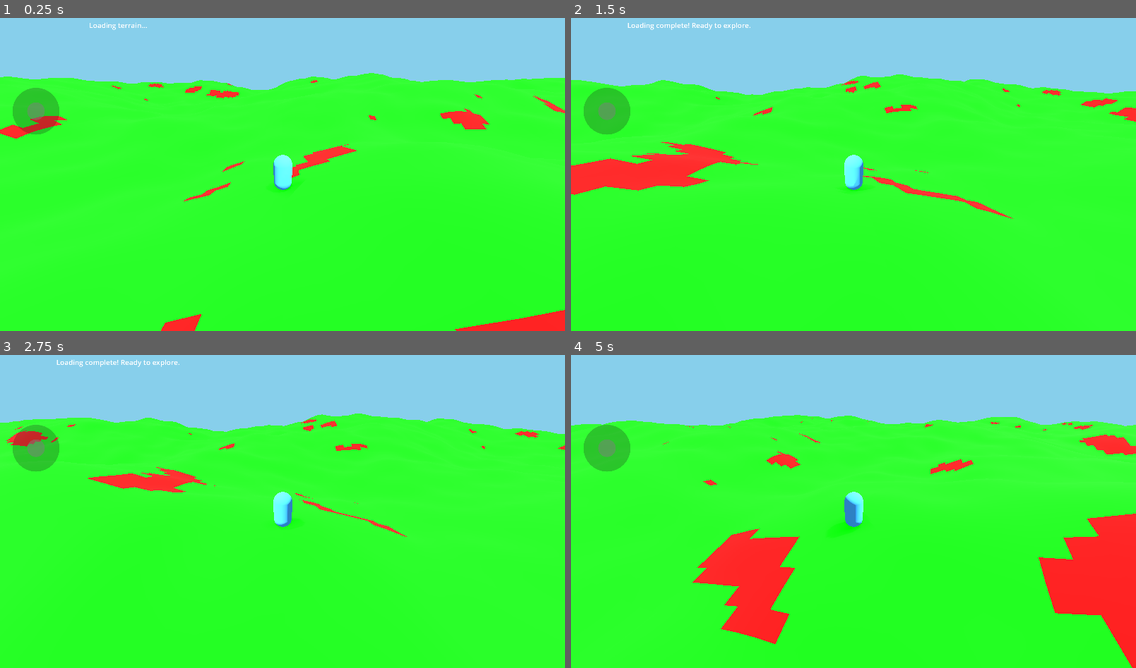
Above: before the commit, frames 1-4 (two rows, left to right).
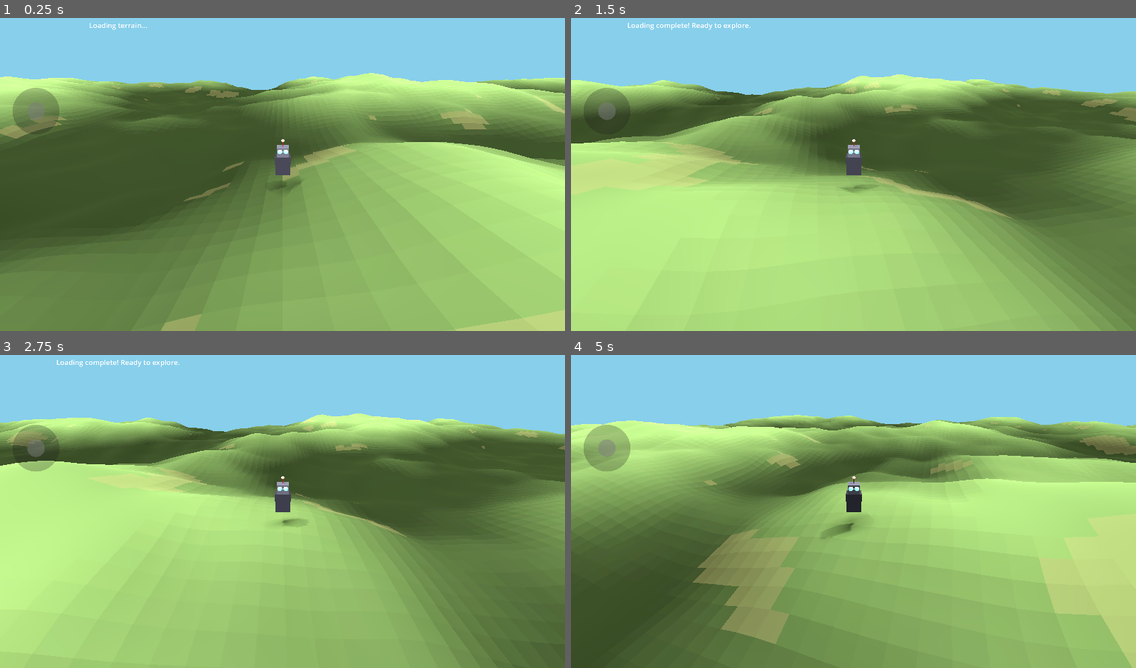
Above: after the commit, the same moments.

Repository: felix-dieterle/YouGame_godot4_public
Game: Godot game, scene res://scenes/main.tscn
The game is run twice, just before and just after one commit, with the same random seed, the same clock (stepped at 60 frames per second) and the same inputs.
Inputs (mouse positions are in pixels of both pictures, inside the frame that each line leads up to):
- Up to frame 1 (0.25 s): no input
- Up to frame 2 (1.5 s): tap Enter at 0.5 s; move the mouse to (977, 155) at 0.52 s; hold Right (ui_right) 0.53-1.25 s; click (977, 155) at 0.67 s; drag from (740, 187) to (825, 237) at 1.27 s
- Up to frame 3 (2.75 s): move the mouse to (339, 439) at 2.02 s; hold Right (ui_right) from 2.03 s (still down)
- Up to frame 4 (5 s): release Right (ui_right) at 2.75 s; drag from (825, 574) to (684, 461) at 2.77 s; move the mouse to (1023, 558) at 3.52 s; hold Left (ui_left) 3.53-4.25 s; drag from (684, 461) to (768, 430) at 4.27 s

The runs differ from the first frame. In frame 1, 80% of the frame differs, in the area x 0-100%, y 17-100%; in frame 2, 79%; in frame 3, 78%; in frame 4, 79%.

Commit message:
Implement robot character with eyes and terrain shadows
Co-authored-by: felix-dieterle <1490062+felix-dieterle@users.noreply.github.com>

Diff:
--- a/scripts/chunk.gd
+++ b/scripts/chunk.gd
@@ -135,11 +135,21 @@
 			var h01 = heightmap[(z + 1) * (RESOLUTION + 1) + x]
 			var h11 = heightmap[(z + 1) * (RESOLUTION + 1) + (x + 1)]
 
+			# Use subtle color variation based on height for terrain depth
+			# Higher areas are lighter, lower areas are darker
+			var height_factor = (h00 + h10 + h01 + h11) / 40.0 + 0.5  # Normalize around 0.5
+			height_factor = clamp(height_factor, 0.3, 0.8)
+
+			# Base terrain color (earthy green-brown)
+			var base_color = Color(0.4 * height_factor, 0.5 * height_factor, 0.3 * height_factor)
+
+			# Optional: Tint non-walkable areas slightly (for subtle indication)
 			var is_walkable = walkable_map[z * RESOLUTION + x] == 1
-			var color = Color.GREEN if is_walkable else Color.RED
+			if not is_walkable:
+				base_color = base_color.lerp(Color(0.5, 0.4, 0.3), 0.2)  # Subtle brownish tint
 
 			# First triangle
-			surface_tool.set_color(color)
+			surface_tool.set_color(base_color)
 			surface_tool.add_vertex(Vector3(x0, h00, z0))
 			surface_tool.add_vertex(Vector3(x1, h10, z0))
 			surface_tool.add_vertex(Vector3(x0, h01, z1))
@@ -155,9 +165,14 @@
 	mesh_instance = MeshInstance3D.new()
 	mesh_instance.mesh = mesh
 
-	# Create simple material
+	# Create terrain material with proper shading and shadow receiving
 	var material = StandardMaterial3D.new()
 	material.vertex_color_use_as_albedo = true
+	material.shading_mode = BaseMaterial3D.SHADING_MODE_PER_PIXEL
+	material.specular_mode = BaseMaterial3D.SPECULAR_DISABLED
+	material.roughness = 0.9
+	# Enable shadow receiving to show terrain depth
+	mesh_instance.cast_shadow = GeometryInstance3D.SHADOW_CASTING_SETTING_OFF
 	mesh_instance.set_surface_override_material(0, material)
 
 	add_child(mesh_instance)
--- a/scripts/player.gd
+++ b/scripts/player.gd
@@ -29,18 +29,8 @@
 	# Find mobile controls
 	mobile_controls = get_parent().get_node_or_null("MobileControls")
 
-	# Create visual representation
-	var mesh_instance = MeshInstance3D.new()
-	var capsule = CapsuleMesh.new()
-	capsule.height = 2.0
-	capsule.radius = 0.5
-	mesh_instance.mesh = capsule
-
-	var material = StandardMaterial3D.new()
-	material.albedo_color = Color(0.2, 0.5, 0.8)
-	mesh_instance.set_surface_override_material(0, material)
-
-	add_child(mesh_instance)
+	# Create visual representation - Simple Robot
+	_create_robot_body()
 
 func _physics_process(delta):
 	# Get input - support both keyboard and mobile controls
@@ -89,3 +79,89 @@
 	if camera:
 		camera.position = Vector3(0, camera_height, camera_distance)
 		camera.look_at(global_position, Vector3.UP)
+
+func _create_robot_body():
+	# Robot body (main torso) - a box
+	var body = MeshInstance3D.new()
+	var body_mesh = BoxMesh.new()
+	body_mesh.size = Vector3(0.8, 1.0, 0.6)
+	body.mesh = body_mesh
+	body.position = Vector3(0, 0.5, 0)
+
+	var body_material = StandardMaterial3D.new()
+	body_material.albedo_color = Color(0.3, 0.3, 0.35)  # Dark gray
+	body_material.metallic = 0.7
+	body_material.roughness = 0.3
+	body.set_surface_override_material(0, body_material)
+	add_child(body)
+
+	# Robot head - smaller box on top
+	var head = MeshInstance3D.new()
+	var head_mesh = BoxMesh.new()
+	head_mesh.size = Vector3(0.6, 0.5, 0.5)
+	head.mesh = head_mesh
+	head.position = Vector3(0, 1.25, 0)
+
+	var head_material = StandardMaterial3D.new()
+	head_material.albedo_color = Color(0.4, 0.4, 0.45)  # Lighter gray
+	head_material.metallic = 0.6
+	head_material.roughness = 0.4
+	head.set_surface_override_material(0, head_material)
+	add_child(head)
+
+	# Left eye - glowing sphere
+	var left_eye = MeshInstance3D.new()
+	var eye_mesh_left = SphereMesh.new()
+	eye_mesh_left.radius = 0.12
+	eye_mesh_left.height = 0.24
+	left_eye.mesh = eye_mesh_left
+	left_eye.position = Vector3(-0.15, 1.3, 0.25)
+
+	var eye_material = StandardMaterial3D.new()
+	eye_material.albedo_color = Color(0.2, 0.8, 1.0)  # Cyan/blue
+	eye_material.emission_enabled = true
+	eye_material.emission = Color(0.2, 0.8, 1.0)
+	eye_material.emission_energy_multiplier = 2.0
+	left_eye.set_surface_override_material(0, eye_material)
+	add_child(left_eye)
+
+	# Right eye - glowing sphere
+	var right_eye = MeshInstance3D.new()
+	var eye_mesh_right = SphereMesh.new()
+	eye_mesh_right.radius = 0.12
+	eye_mesh_right.height = 0.24
+	right_eye.mesh = eye_mesh_right
+	right_eye.position = Vector3(0.15, 1.3, 0.25)
+	right_eye.set_surface_override_material(0, eye_material)
+	add_child(right_eye)
+
+	# Add a small antenna on top for character
+	var antenna = MeshInstance3D.new()
+	var antenna_mesh = CylinderMesh.new()
+	antenna_mesh.height = 0.3
+	antenna_mesh.top_radius = 0.03
+	antenna_mesh.bottom_radius = 0.03
+	antenna.mesh = antenna_mesh
+	antenna.position = Vector3(0, 1.65, 0)
+
+	var antenna_material = StandardMaterial3D.new()
+	antenna_material.albedo_color = Color(0.8, 0.2, 0.2)  # Red
+	antenna_material.metallic = 0.9
+	antenna.set_surface_override_material(0, antenna_material)
+	add_child(antenna)
+
+	# Add antenna tip (small glowing sphere)
+	var antenna_tip = MeshInstance3D.new()
+	var tip_mesh = SphereMesh.new()
+	tip_mesh.radius = 0.08
+	tip_mesh.height = 0.16
+	antenna_tip.mesh = tip_mesh
+	antenna_tip.position = Vector3(0, 1.8, 0)
+
+	var tip_material = StandardMaterial3D.new()
+	tip_material.albedo_color = Color(1.0, 0.3, 0.3)
+	tip_material.emission_enabled = true
+	tip_material.emission = Color(1.0, 0.3, 0.3)
+	tip_material.emission_energy_multiplier = 1.5
+	antenna_tip.set_surface_override_material(0, tip_material)
+	add_child(antenna_tip)
